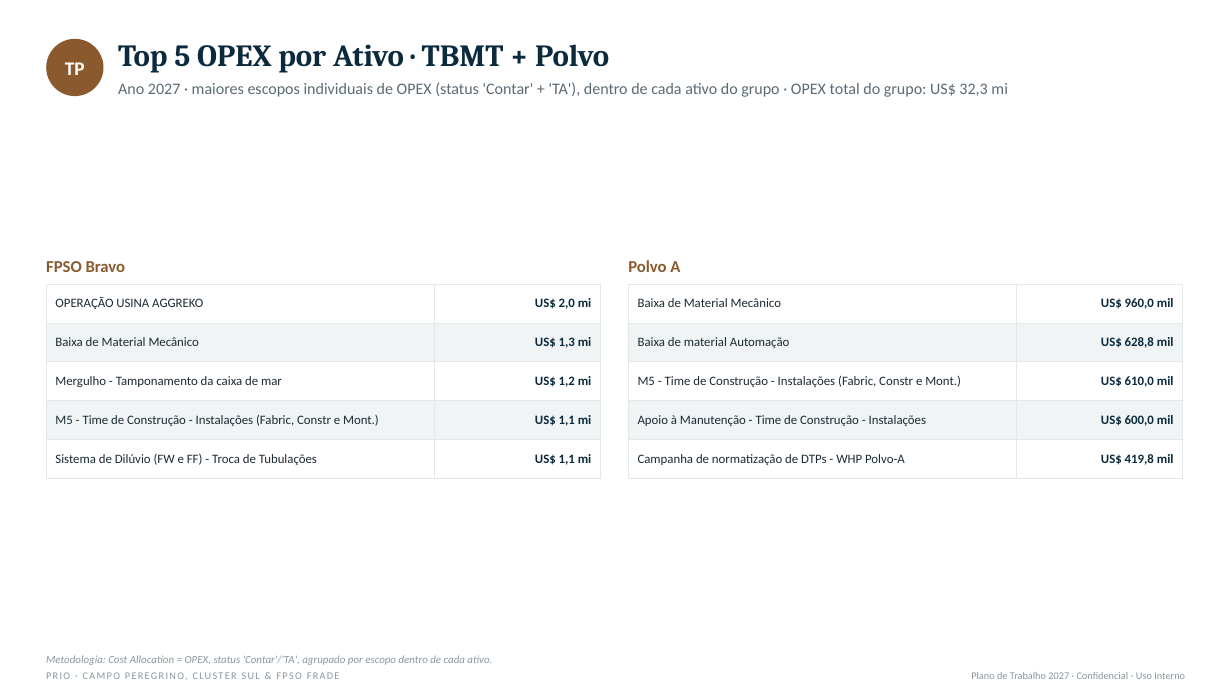
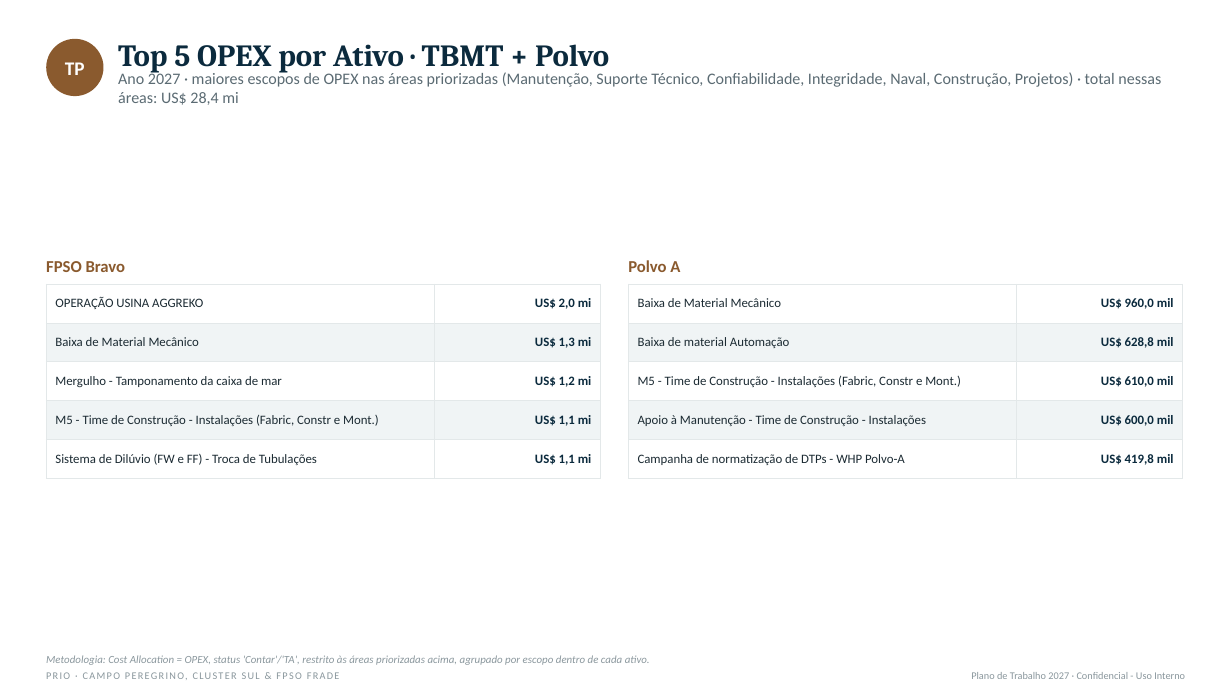
Before and after one commit to LucasRibaas/Planejamento, a slide deck: slide 6 of PRIO_Top_CAPEX_OPEX_Despriorizados_2027.pptx. Drawn at 1232x693 pixels with LibreOffice and Linux fonts; fonts in the diff are those of the drawing. Boxes give left, top, right and bottom in pixels: in the first picture for what was removed or moved away, otherwise in the second. Text is boxed around its words. In the diff, an @@ line names an element or a change of style, - is before the commit and + after.

```diff
--- a/PRIO_Top_CAPEX_OPEX_Despriorizados_2027.pptx
+++ b/PRIO_Top_CAPEX_OPEX_Despriorizados_2027.pptx
@@ text at (118, 71, 1161, 105): text changed @@
-Ano 2027 · maiores escopos individuais de OPEX (status 'Contar' + 'TA'), dentro de cada ativo do grupo · OPEX total do grupo: US$ 32,3 mi
+Ano 2027 · maiores escopos de OPEX nas áreas priorizadas (Manutenção, Suporte Técnico, Confiabilidade, Integridade, Naval, Construção, Projetos) · total nessas áreas: US$ 28,4 mi
@@ text at (46, 655, 650, 665): text changed @@
-Metodologia: Cost Allocation = OPEX, status 'Contar'/'TA', agrupado por escopo dentro de cada ativo.
+Metodologia: Cost Allocation = OPEX, status 'Contar'/'TA', restrito às áreas priorizadas acima, agrupado por escopo dentro de cada ativo.
```
Also in this commit, not shown: 2 other slides changed.
